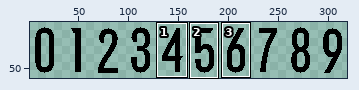
Pixel-art file: project/resources/texture/text_num.aseprite. Above, an overview of the earlier version with the close-up marked.
Close-up. The starting point:
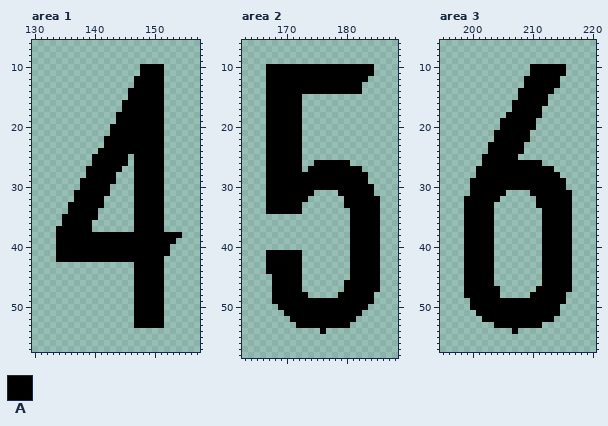
320x64 pixels, 1 frame. Shown: area 1: x 130..157, y 6..57; area 2: x 163..188, y 6..58; area 3: x 195..220, y 6..57. The wide view leaves out empty margins. The commit also changed other parts of the picture, which this record leaves out.
Palette (. is transparent): A #000000
Pixels before, area 1, first column x 134:
10 ..............AAAA...
11 ..............AAAA...
12 .............AAAAA...
13 .............AAAAA...
14 ............AAAAAA...
15 ............AAAAAA...
16 ...........AAAAAAA...
17 ...........AAAAAAA...
18 ..........AAAAAAAA...
19 ..........AAAAAAAA...
20 .........AAAAAAAAA...
21 .........AAAAAAAAA...
22 ........AAAAAAAAAA...
23 ........AAAAAAAAAA...
24 .......AAAAAAAAAAA...
25 ......AAAAAA.AAAAA...
26 ......AAAAAA.AAAAA...
27 .....AAAAAA..AAAAA...
28 .....AAAAA...AAAAA...
29 ....AAAAAA...AAAAA...
30 ....AAAAA....AAAAA...
31 ...AAAAAA....AAAAA...
32 ...AAAAA.....AAAAA...
33 ..AAAAAA.....AAAAA...
34 ..AAAAA......AAAAA...
35 .AAAAAA......AAAAA...
36 .AAAAA.......AAAAA...
37 AAAAAA.......AAAAA...
38 AAAAAAAAAAAAAAAAAAAAA
39 AAAAAAAAAAAAAAAAAAAA.
40 AAAAAAAAAAAAAAAAAAA..
41 AAAAAAAAAAAAAAAAAAA..
42 AAAAAAAAAAAAAAAAAA...
43 .............AAAAA...
44 .............AAAAA...
45 .............AAAAA...
46 .............AAAAA...
47 .............AAAAA...
48 .............AAAAA...
49 .............AAAAA...
50 .............AAAAA...
51 .............AAAAA...
52 .............AAAAA...
53 .............AAAAA...
Pixels before, area 2, first column x 167:
10 AAAAAAAAAAAAAAAAAA.
11 AAAAAAAAAAAAAAAAAA.
12 AAAAAAAAAAAAAAAAA..
13 AAAAAAAAAAAAAAAA...
14 AAAAAAAAAAAAAAAA...
15 AAAAAA.............
16 AAAAAA.............
17 AAAAAA.............
18 AAAAAA.............
19 AAAAAA.............
20 AAAAAA.............
21 AAAAAA.............
22 AAAAAA.............
23 AAAAAA.............
24 AAAAAA.............
25 AAAAAA.............
26 AAAAAA..AAAAAA.....
27 AAAAAA.AAAAAAAAA...
28 AAAAAAAAAAAAAAAAA..
29 AAAAAAAAAAAAAAAAA..
30 AAAAAAAAAAAAAAAAAA.
31 AAAAAAAA....AAAAAA.
32 AAAAAAA......AAAAAA
33 AAAAAA.......AAAAAA
34 AAAAAA........AAAAA
35 ..............AAAAA
36 ..............AAAAA
37 ..............AAAAA
38 ..............AAAAA
39 ..............AAAAA
40 ..............AAAAA
41 AAAAAA........AAAAA
42 AAAAAA........AAAAA
43 AAAAAA........AAAAA
44 AAAAAA........AAAAA
45 .AAAAA........AAAAA
46 .AAAAA.......AAAAAA
47 .AAAAA.......AAAAAA
48 .AAAAAA.....AAAAAA.
49 .AAAAAAAAAAAAAAAAA.
50 ..AAAAAAAAAAAAAAA..
51 ...AAAAAAAAAAAAA...
52 ....AAAAAAAAAAA....
53 .....AAAAAAAAA.....
54 .........A.........
Pixels before, area 3, first column x 199:
10 ...........AAAAAA.
11 ...........AAAAAA.
12 ..........AAAAAA..
13 ..........AAAAAA..
14 .........AAAAAA...
15 .........AAAAA....
16 ........AAAAAA....
17 ........AAAAA.....
18 .......AAAAAA.....
19 ......AAAAAA......
20 ......AAAAAA......
21 .....AAAAAA.......
22 .....AAAAAA.......
23 ....AAAAAA........
24 ....AAAAAA........
25 ...AAAAAA.........
26 ...AAAAAAAAAA.....
27 ..AAAAAAAAAAAAA...
28 ..AAAAAAAAAAAAAA..
29 .AAAAAAAAAAAAAAAA.
30 .AAAAAAAAAAAAAAAA.
31 .AAAAAA....AAAAAAA
32 AAAAAA......AAAAAA
33 AAAAA.......AAAAAA
34 AAAAA........AAAAA
35 AAAAA........AAAAA
36 AAAAA........AAAAA
37 AAAAA........AAAAA
38 AAAAA........AAAAA
39 AAAAA........AAAAA
40 AAAAA........AAAAA
41 AAAAA........AAAAA
42 AAAAA........AAAAA
43 AAAAA........AAAAA
44 AAAAA........AAAAA
45 AAAAA........AAAAA
46 AAAAA........AAAAA
47 AAAAAA......AAAAAA
48 AAAAAA.....AAAAAA.
49 .AAAAAAAAAAAAAAAA.
50 .AAAAAAAAAAAAAAA..
51 ..AAAAAAAAAAAAAA..
52 ...AAAAAAAAAAAA...
53 .....AAAAAAAA.....
54 ........A.........
Now the later version:
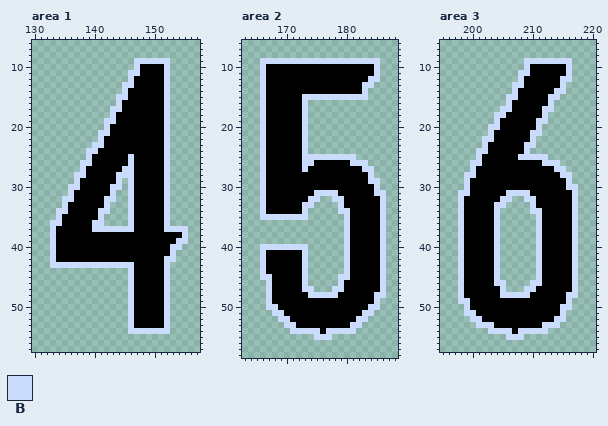
Colours new in this view: B #cbdbfc
What changed:
Changed rows in their new state; - is an unchanged pixel.
Area 1:
first column x 133:
 9 --------------BBBBBB---
10 --------------B----B---
11 -------------BB----B---
12 -------------B-----B---
13 ------------BB-----B---
14 ------------B------B---
15 -----------BB------B---
16 -----------B-------B---
17 ----------BB-------B---
18 ----------B--------B---
19 ---------BB--------B---
20 ---------B---------B---
21 --------BB---------B---
22 --------B----------B---
23 -------BB----------B---
24 ------BB-----------B---
25 ------B------B-----B---
26 -----BB------B-----B---
27 -----B------BB-----B---
28 ----BB-----BBB-----B---
29 ----B------B-B-----B---
30 ---BB-----BB-B-----B---
31 ---B------B--B-----B---
32 --BB-----BB--B-----B---
33 --B------B---B-----B---
34 -BB-----BB---B-----B---
35 -B------B----B-----B---
36 BB-----BB----B-----B---
37 B------BBBBBBB-----BBBB
38 B---------------------B
39 B--------------------BB
40 B-------------------BB-
41 B-------------------B--
42 B------------------BB--
43 BBBBBBBBBBBBBB-----B---
44 -------------B-----B---
45 -------------B-----B---
46 -------------B-----B---
47 -------------B-----B---
48 -------------B-----B---
49 -------------B-----B---
50 -------------B-----B---
51 -------------B-----B---
52 -------------B-----B---
53 -------------B-----B---
54 -------------BBBBBBB---
Area 2:
first column x 166:
 9 BBBBBBBBBBBBBBBBBBBB-
10 B------------------B-
11 B------------------B-
12 B-----------------BB-
13 B----------------BB--
14 B----------------B---
15 B------BBBBBBBBBBB---
16 B------B-------------
17 B------B-------------
18 B------B-------------
19 B------B-------------
20 B------B-------------
21 B------B-------------
22 B------B-------------
23 B------B-------------
24 B------B-------------
25 B------BBBBBBBBB-----
26 B------BB------BBB---
27 B------B---------BB--
28 B-----------------B--
29 B-----------------BB-
30 B------------------B-
31 B--------BBBB------BB
32 B-------BB--BB------B
33 B------BB----B------B
34 B------B-----BB-----B
35 BBBBBBBB------B-----B
36 --------------B-----B
37 --------------B-----B
38 --------------B-----B
39 --------------B-----B
40 BBBBBBBB------B-----B
41 B------B------B-----B
42 B------B------B-----B
43 B------B------B-----B
44 B------B------B-----B
45 BB-----B-----BB-----B
46 -B-----B-----B------B
47 -B-----BB---BB------B
48 -B------BBBBB------BB
49 -B-----------------B-
50 -BB---------------BB-
51 --BB-------------BB--
52 ---BB-----------BB---
53 ----BB---------BB----
54 -----BBBBB-BBBBB-----
55 ---------BBB---------
Area 3:
first column x 198:
 9 -----------BBBBBBBB-
10 -----------B------B-
11 ----------BB------B-
12 ----------B------BB-
13 ---------BB------B--
14 ---------B------BB--
15 --------BB-----BB---
16 --------B------B----
17 -------BB-----BB----
18 ------BB------B-----
19 ------B------BB-----
20 -----BB------B------
21 -----B------BB------
22 ----BB------B-------
23 ----B------BB-------
24 ---BB------B--------
25 ---B------BBBBB-----
26 --BB----------BBB---
27 --B-------------BB--
28 -BB--------------BB-
29 -B----------------B-
30 -B----------------BB
31 BB------BBBB-------B
32 B------BB--BB------B
33 B-----BB----B------B
34 B-----B-----BB-----B
35 B-----B------B-----B
36 B-----B------B-----B
37 B-----B------B-----B
38 B-----B------B-----B
39 B-----B------B-----B
40 B-----B------B-----B
41 B-----B------B-----B
42 B-----B------B-----B
43 B-----B------B-----B
44 B-----B------B-----B
45 B-----B------B-----B
46 B-----BB----BB-----B
47 B------B---BB------B
48 B------BBBBB------BB
49 BB----------------B-
50 -B---------------BB-
51 -BB--------------B--
52 --BB------------BB--
53 ---BBB--------BBB---
54 -----BBBB-BBBBB-----
55 --------BBB---------
Boxes around the changes in both close-ups, in picture pixels (x1, y1, x2, y2):
added: (50, 58, 188, 334)
added: (260, 58, 386, 340)
added: (458, 58, 578, 340)
